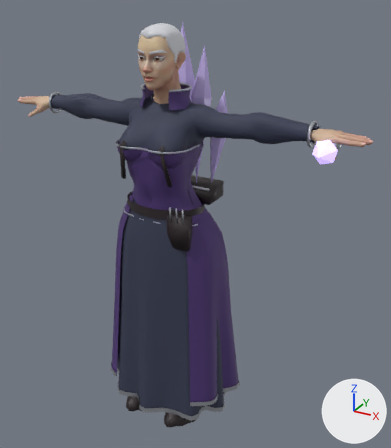
Two versions of the glTF model public/models/tower/deep_crystal_v4.glb, one commit apart.
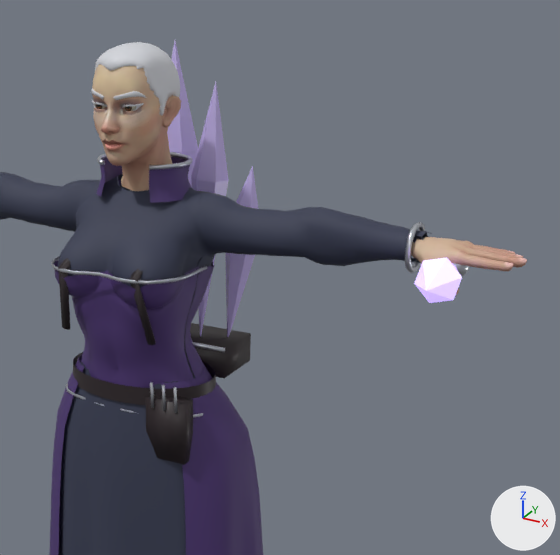
Each version appears first whole from a camera (50 mm lens) standing at (1.122, -1.769, 1.859) and looking at (0.086, 0.115, 0.917), and next in a close-up on the part from 22% to 100% of the width and 0% to 67% of the height. The axes (+X, +Y, +Z) are drawn at lower right. The lights are the same throughout. The older version's two pictures come first. Vertices at exactly the same position are counted once.

The scene before the commit, as lines of its bpy script (objects in view):
```python
mat_deep_crystal_crystal = principled_material('deep_crystal_crystal')
mat_deep_crystal_crystal.base_color = (0.578, 0.479, 0.871)  # purple #c8b8f0
mat_deep_crystal_crystal.roughness = 0.18
mat_deep_crystal_glow = principled_material('deep_crystal_glow')
mat_deep_crystal_glow.base_color = (0.905, 0.855, 1.0)  # white #f4eeff
mat_deep_crystal_glow.roughness = 0.2
mat_deep_crystal_glow.emission_color = (0.479, 0.323, 1.0)  # purple #b89aff
mat_deep_crystal_glow.emission_strength = 1.0
mat_deep_crystal_hair_6 = principled_material('deep_crystal_hair_6')
mat_deep_crystal_hair_6.base_color = (0.658, 0.672, 0.716)  # light grey #d4d6dc
me_superhero_female = bpy.data.meshes.new('Superhero_Female')
me_superhero_female.from_pydata(...)  # 12626 vertices, 23132 faces; spans x -0.79..0.79, y -0.2..0.28, z -0.02..1.74
me_superhero_female.materials.append(mat_mi_superhero_female)  # picture img_t_superhero_female_light_basecolor
me_superhero_female.materials.append(mat_deep_crystal_hair_6)  # light grey #d4d6dc
me_superhero_female.materials.append(mat_mi_eyes)  # picture img_t_eye_brown
me_superhero_female.materials.append(mat_deep_crystal_slate)  # dark blue #353a50
me_superhero_female.materials.append(mat_deep_crystal_violet)  # dark purple #4a3270
me_superhero_female.materials.append(mat_deep_crystal_leather)  # black #2a2024
me_superhero_female.materials.append(mat_deep_crystal_silver)  # light grey #c8ccd4
me_superhero_female.materials.append(mat_deep_crystal_crystal)  # purple #c8b8f0
me_superhero_female.materials.append(mat_deep_crystal_glow)  # white #f4eeff, glowing purple #b89aff
ob_deep_crystal = bpy.data.objects.new('deep_crystal', me_superhero_female)
ob_deep_crystal.location = (0.0, 0.0, 0.0)
```
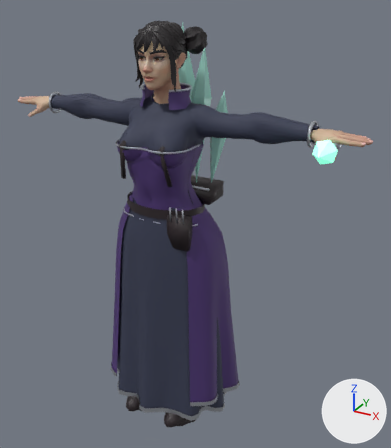
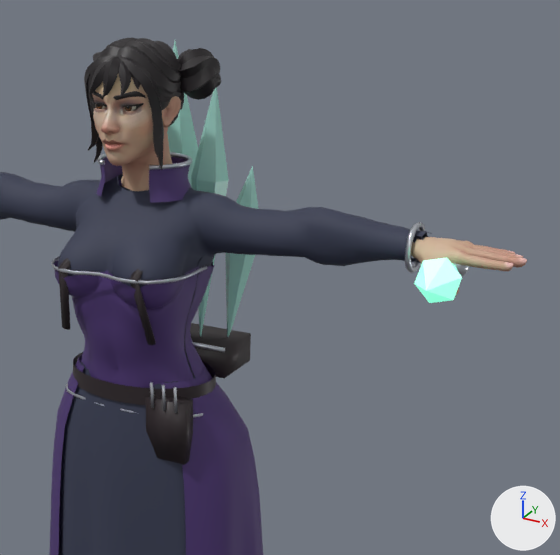
Location of each change, [x1, y1, x2, y2] in pixels of the close-ups (560 x 555 px):
'deep_crystal', recoloured, reshaped
    before: [0, 41, 527, 555]
    after: [0, 38, 527, 555]
part 1 of me_superhero_female, added (black)
    after: [103, 56, 120, 97]
part 2 of me_superhero_female, built on
    before: [95, 42, 180, 116]
    after: [84, 38, 221, 170]
part 3 of me_superhero_female, surface changed
    before: [150, 54, 165, 115]
    after: [150, 49, 168, 101]

The change, as a list of edits to the scene's bpy script:
```text
Change mat_deep_crystal_hair_6:
    mat_deep_crystal_hair_6.base_color: (0.658, 0.672, 0.716) -> (0.0103, 0.007, 0.00913)  # light grey #d4d6dc -> black #1a1418
Change mat_deep_crystal_crystal:
    mat_deep_crystal_crystal.base_color: (0.578, 0.479, 0.871) -> (0.392, 0.745, 0.658)  # purple #c8b8f0 -> cyan #a8e0d4
Change mat_deep_crystal_glow:
    mat_deep_crystal_glow.emission_color: (0.479, 0.323, 1.0) -> (0.117, 0.871, 0.527)  # purple #b89aff -> green #60f0c0
Change me_superhero_female:
    used by ob_deep_crystal; location = (0.0, 0.0, 0.0)
    remove me_superhero_female.from_pydata(...)  # 12626 vertices, 23132 faces; spans x -0.79..0.79, y -0.2..0.28, z -0.02..1.74
    add me_superhero_female.from_pydata(...)  # 13857 vertices, 25586 faces; spans x -0.79..0.79, y -0.2..0.28, z -0.02..1.74
    me_superhero_female part 1: a new loose piece of 45 vertices spanning x -0.01..0.02, y -0.1..-0.04, z 1.64..1.71, in mat_deep_crystal_hair_6 (black #1a1418)
    me_superhero_female part 2: 75 vertices moved from x -0.08..0.08, y -0.07..0.1, z 1.58..1.73 to x -0.08..0.08, y -0.07..0.1, z 1.57..1.73; 284 vertices removed from x -0.08..0.08, y -0.08..0.11, z 1.57..1.74; 1470 vertices added at x -0.15..0.15, y -0.1..0.13, z 1.5..1.74
    me_superhero_female part 3: 13 kept faces spanning x -0.08..0.08, y -0.03..0.08, z 1.57..1.73 get new texture (UV) coordinates
```
